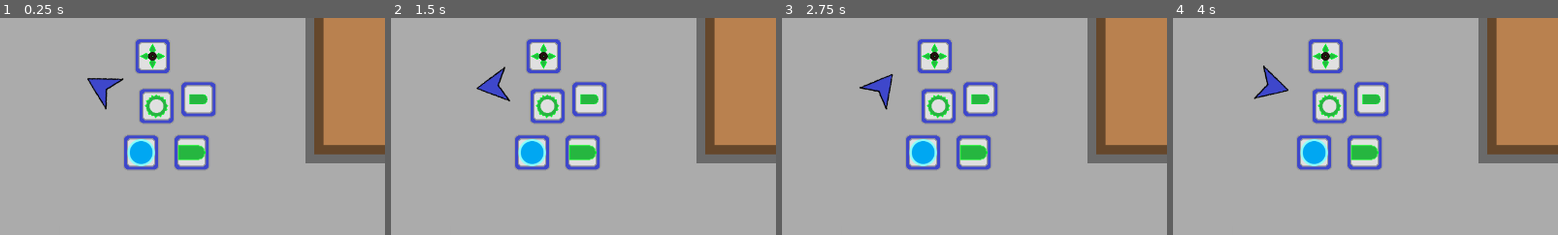
Above: before the commit, frames 1-4 (left to right).
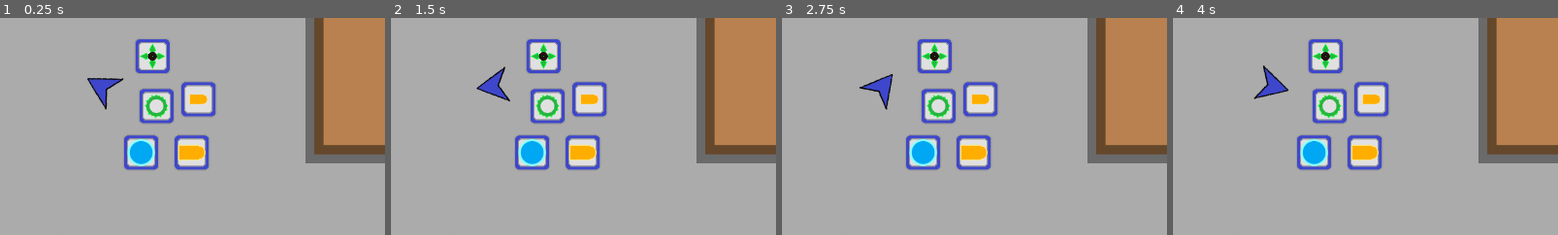
Above: after the commit, the same moments.

Repository: afkpuezo/blinkshooter
Game: Godot game, scene res://scenes/demos/demo.tscn
Two runs of this game, one before a commit and one after it. Both use one fixed random seed, a clock stepped at 60 frames per second and the inputs below.
Inputs (mouse positions are % of the whole screen's width and height, from its top left):
- Up to frame 1 (0.25 s): no input
- Up to frame 2 (1.5 s): tap Enter at 0.5 s; move the mouse to (72, 45) at 0.52 s; click (72, 45) at 0.6 s; tap Space at 1.25 s; move the mouse to (30, 55) at 1.27 s; click (30, 55) at 1.35 s
- Up to frame 3 (2.75 s): tap Enter at 2 s; move the mouse to (60, 28) at 2.02 s; click (60, 28) at 2.1 s
- Up to frame 4 (4 s): tap Space at 2.75 s; move the mouse to (45, 70) at 2.77 s; click (45, 70) at 2.85 s; tap Enter at 3.5 s; move the mouse to (80, 65) at 3.52 s; click (80, 65) at 3.6 s
The pictures show only the part of the screen within x 37-87%, y 34-84%; the shares and areas given below are measured in that part.

The runs differ from the first frame. In frame 1, 0.7% of the frame differs, in the area x 46-54%, y 34-66%; in frame 2, 0.7%; in frame 3, 0.7%; in frame 4, 0.7%.

Commit message:
orange gun items

Diff:
--- a/scenes/demos/demo.tscn
+++ b/scenes/demos/demo.tscn
@@ -15,8 +15,8 @@
 [ext_resource path="res://scenes/ui/player_ui/action_ui/assets/blink_item.png" type="Texture" id=13]
 [ext_resource path="res://scenes/ui/player_ui/action_ui/assets/shuriken_item.png" type="Texture" id=14]
 [ext_resource path="res://scenes/actions/shuriken/shuriken.tscn" type="PackedScene" id=15]
-[ext_resource path="res://scenes/ui/player_ui/action_ui/assets/small_gun_item.png" type="Texture" id=16]
-[ext_resource path="res://scenes/ui/player_ui/action_ui/assets/big_gun_item.png" type="Texture" id=18]
+[ext_resource path="res://scenes/ui/player_ui/action_ui/assets/big_gun_item_oj.png" type="Texture" id=16]
+[ext_resource path="res://scenes/ui/player_ui/action_ui/assets/small_gun_item_oj.png" type="Texture" id=17]
 
 [node name="World" type="Node2D"]
 
@@ -51,12 +51,12 @@
 [node name="SmallGunPickup" parent="Pickups" instance=ExtResource( 3 )]
 position = Vector2( 372, 223 )
 item_scene = ExtResource( 8 )
-sprite_texture = ExtResource( 16 )
+sprite_texture = ExtResource( 17 )
 
 [node name="BigGunPickup" parent="Pickups" instance=ExtResource( 3 )]
 position = Vector2( 360, 317 )
 item_scene = ExtResource( 2 )
-sprite_texture = ExtResource( 18 )
+sprite_texture = ExtResource( 16 )
 
 [node name="Units" type="Node2D" parent="."]
 
--- a/scenes/ui/player_ui/action_ui/action_ui_tile/action_ui_tile.gd
+++ b/scenes/ui/player_ui/action_ui/action_ui_tile/action_ui_tile.gd
@@ -23,8 +23,8 @@
 	"Blink": "res://scenes/ui/player_ui/action_ui/assets/blink_item.png",
 	"SawBlade": "res://scenes/ui/player_ui/action_ui/assets/sawblade_item.png",
 	"Shuriken": "res://scenes/ui/player_ui/action_ui/assets/shuriken_item.png",
-	"SmallGun": "res://scenes/ui/player_ui/action_ui/assets/small_gun_item.png",
-	"BigGun": "res://scenes/ui/player_ui/action_ui/assets/big_gun_item.png",
+	"SmallGun": "res://scenes/ui/player_ui/action_ui/assets/small_gun_item_oj.png",
+	"BigGun": "res://scenes/ui/player_ui/action_ui/assets/big_gun_item_oj.png",
 }
 
 # child nodes
Binary file added: scenes/ui/player_ui/action_ui/assets/big_gun_item_oj.png
Not shown, added: scenes/ui/player_ui/action_ui/assets/big_gun_item_oj.png.import
Binary file added: scenes/ui/player_ui/action_ui/assets/small_gun_item_oj.png
Not shown, added: scenes/ui/player_ui/action_ui/assets/small_gun_item_oj.png.import
